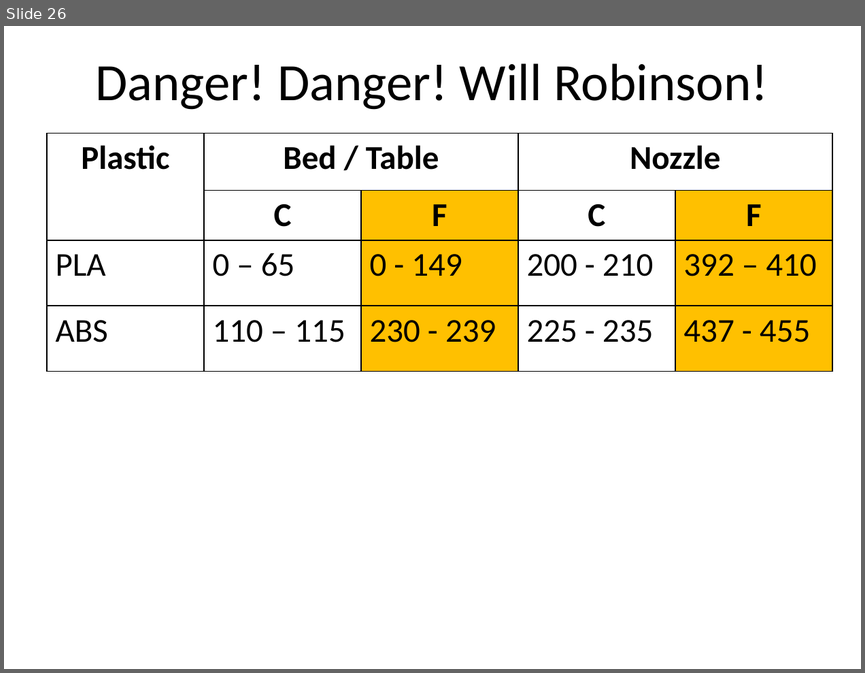
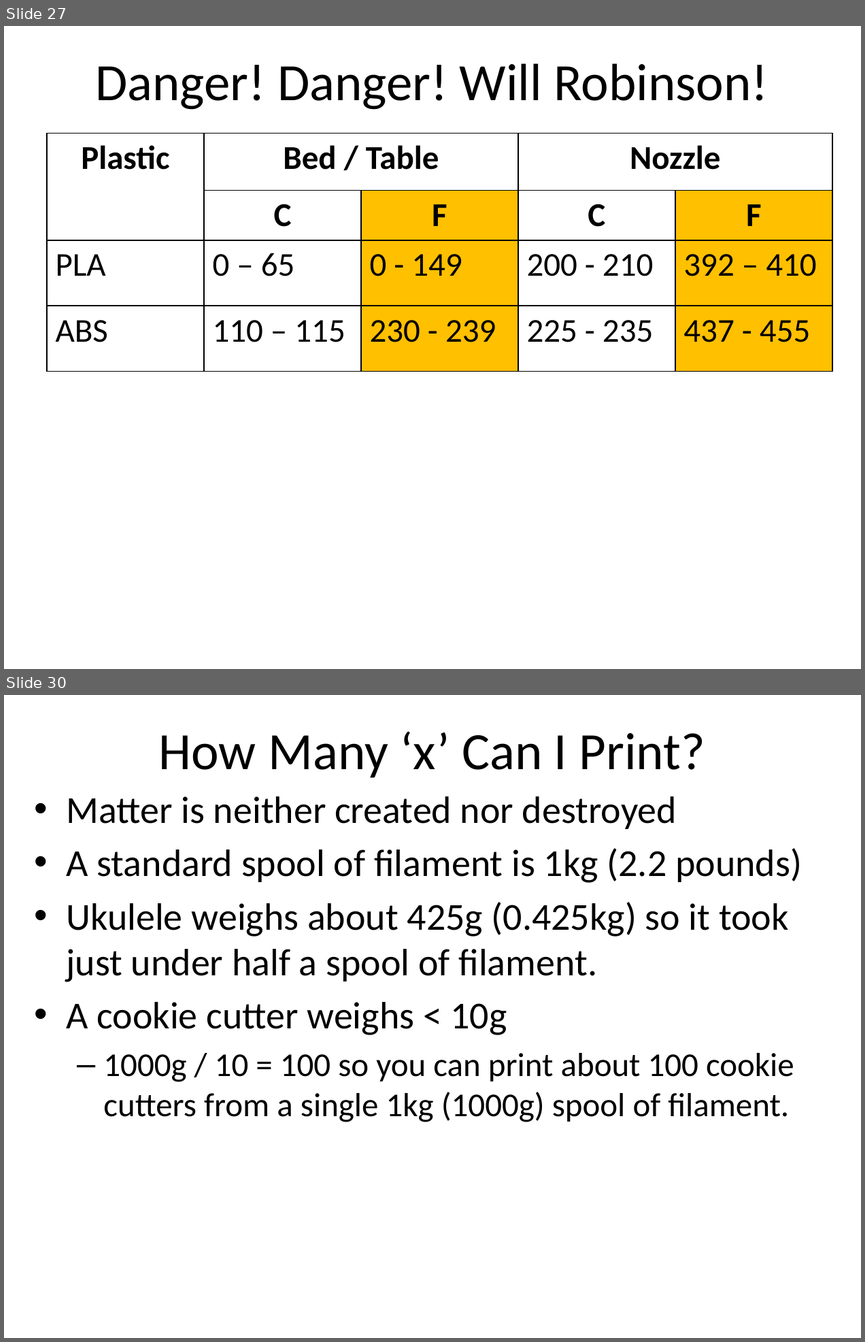
Before and after one commit to dykebert/GDI_3D_Printing_Intro, a slide deck: Introduction to 3D Printing.pptx. Shown one above the other, each under a label of ours: slide 26 before the commit, slides 27 and 30 after it; the slides between them are not shown. The pictures are 865x673 and 865x1342 pixels, drawn with LibreOffice and Linux fonts; fonts in the diff are those of the drawing. Boxes give left, top, right and bottom in pixels: in the first picture for what was removed or moved away, otherwise in the second. Text is boxed around its words. In the diff, an @@ line names an element or a change of style, - is before the commit and + after.

```diff
--- a/Introduction to 3D Printing.pptx
+++ b/Introduction to 3D Printing.pptx
@@ slide 30 added at (x1=4, y1=695, x2=861, y2=1338), background #FFFFFF @@
@@ title added at (x1=159, y1=731, x2=705, y2=778), 44 pt, text #000000 @@
+How Many ‘x’ Can I Print?
@@ text added at (x1=66, y1=796, x2=802, y2=1122), 32 pt, text #000000 @@
+• Matter is neither created nor destroyed
+• A standard spool of filament is 1kg (2.2 pounds)
+• Ukulele weighs about 425g (0.425kg) so it took just under half a spool of filament.
+• A cookie cutter weighs < 10g
+  – 1000g / 10 = 100 so you can print about 100 cookie cutters from a single 1kg (1000g) spool of filament.
@@ what was slide 26 is now slide 27 @@
```
Also in this commit, not shown: 1 slide changed, 3 other slides added.
